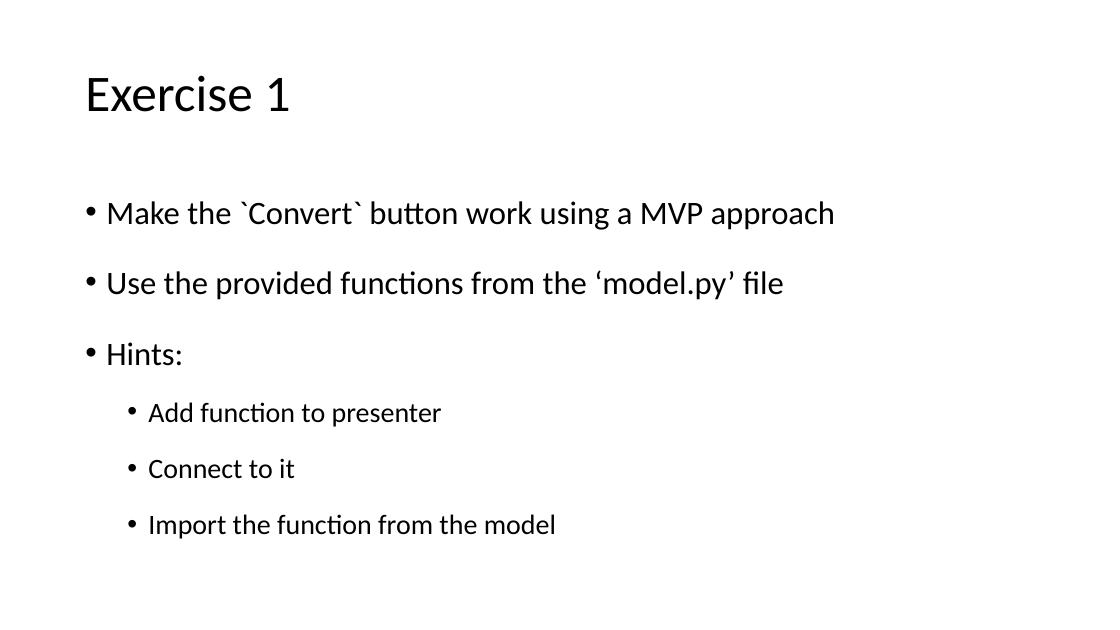
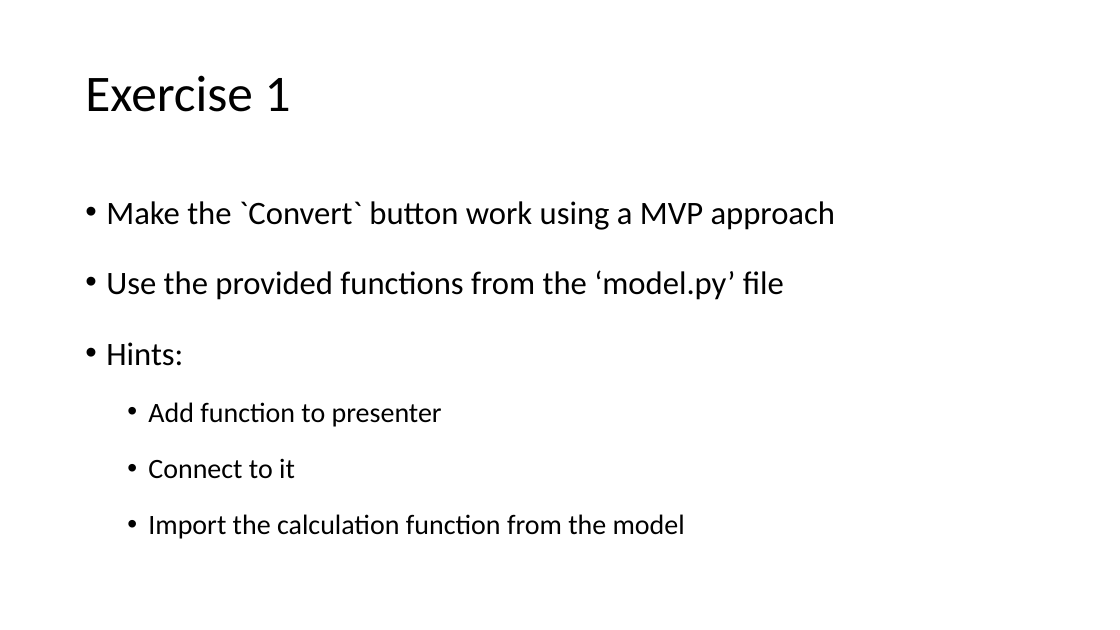
Before and after one commit to DTasev/mvp, a slide deck: slide 24 of MVP Tutorial.pptx. Drawn at 1120x630 pixels with LibreOffice and Linux fonts; fonts in the diff are those of the drawing. Boxes give left, top, right and bottom in pixels: in the first picture for what was removed or moved away, otherwise in the second. Text is boxed around its words. In the diff, an @@ line names an element or a change of style, - is before the commit and + after.

Commit message:
Update pptx

```diff
--- a/MVP Tutorial.pptx
+++ b/MVP Tutorial.pptx
@@ text at box(148, 514, 685, 539): text changed @@
-  • Import the function from the model
+  • Import the calculation function from the model
```
Also in this commit, not shown: 6 other slides changed, 2 other files.
